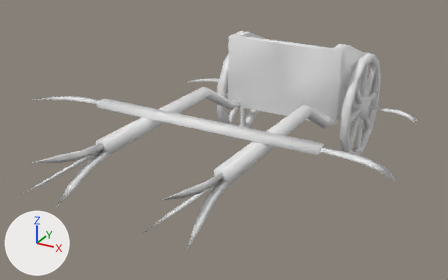
The COLLADA model binaries/data/mods/public/art/meshes/structural/pers_chariot_e.dae, before and after one commit.
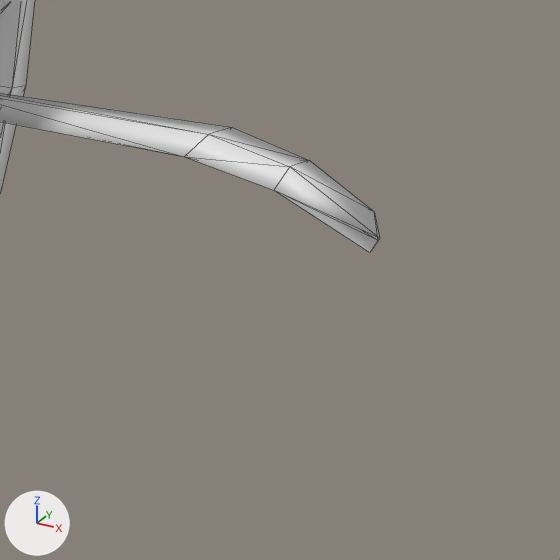
There are two pictures of each version: one whole from a 50 mm lens placed at (0.21, -0.431, 0.252), pointed at (-0.01, -0.031, 0.051), one close up on the part from 84% to 98% of the width and 34% to 57% of the height. Lighting does not change. The marker at lower left points along +X, +Y and +Z. The close-ups show mesh edges as thin lines. Where no turn or scale is listed for an object, it has been applied to the vertices. Vertices at the same position are counted once.

The first close-up shows 'chariota'.
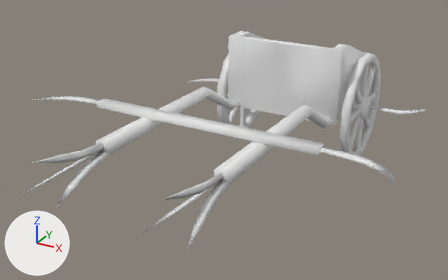
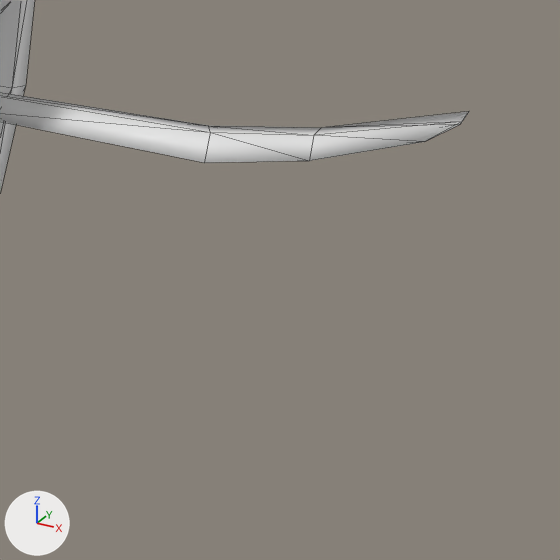
Boxes (x1, y1, x2, y2) around the edits, measured in the close-ups (560 x 560 px; the box of a moved part takes in the faces that stretch with it):
'chariota', reshaped
    before: (0, 0, 380, 253)
    after: (0, 0, 469, 191)
part 1 of me_chariota, moved or reshaped
    before: (0, 93, 380, 253)
    after: (0, 93, 469, 163)

What changed in the scene script:
```text
Change me_chariota:
    where me_chariota.from_pydata(...)  # 459 vertices, 755 faces; spans x -0.143..0.143, y -0.199..0.152, z 0.0..0.111
    used by ob_chariota; location = (0.0, 0.0, 0.0)
    me_chariota part 1: the loose piece of 16 vertices spanning x 0.068..0.117, y 0.082..0.11, z 0.049..0.05 is turned 180 degrees about the x axis through its middle, then moved by (0.0, 0.016, 0.0)
```
